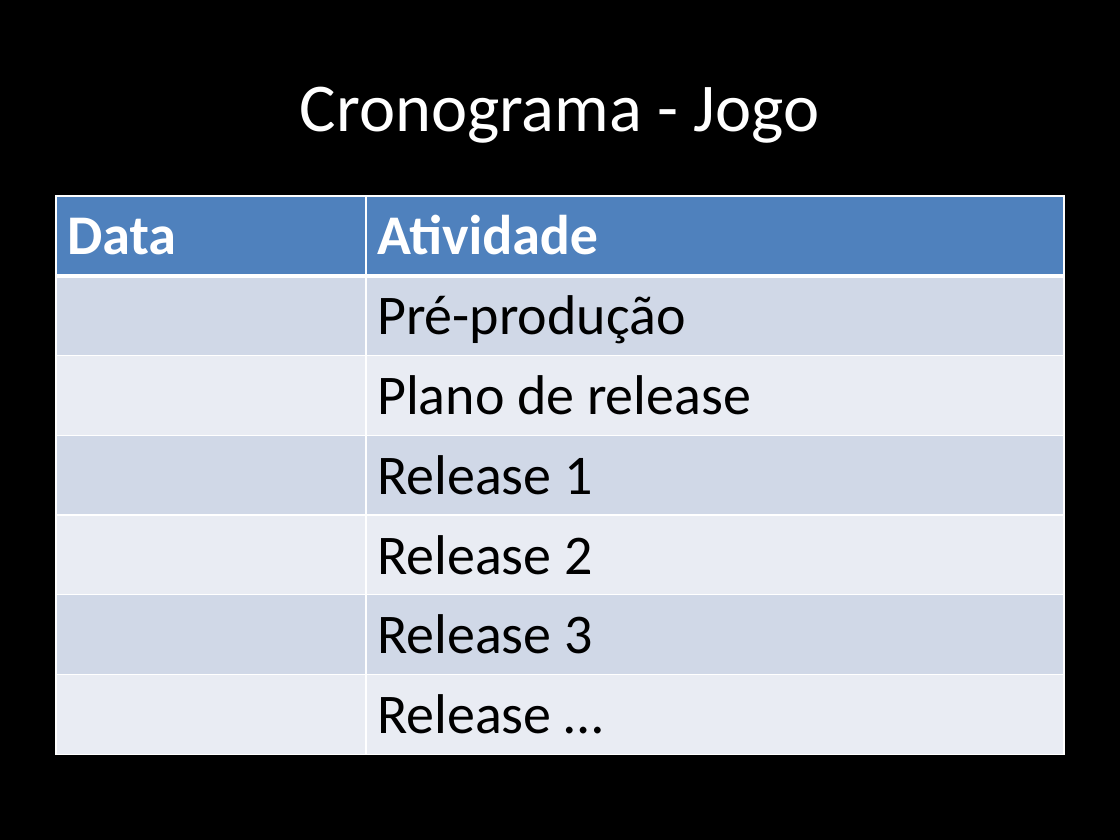
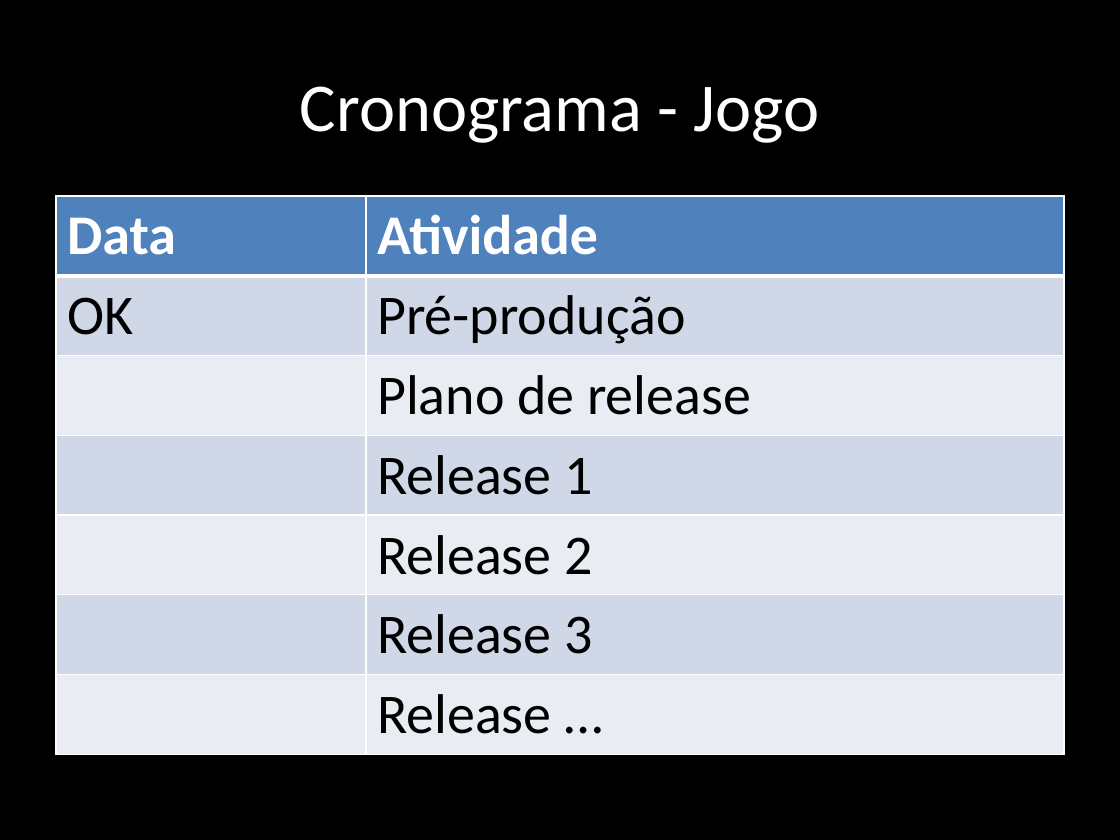
Before and after one commit to rafaelmoura0402/rafaelTCC, a slide deck: slide 17 of pre-projeto/apresentacao.pptx. Drawn at 1120x840 pixels with LibreOffice and Linux fonts; fonts in the diff are those of the drawing. Boxes give left, top, right and bottom in pixels: in the first picture for what was removed or moved away, otherwise in the second. Text is boxed around its words. In the diff, an @@ line names an element or a change of style, - is before the commit and + after.

Commit message:
Pr-Projeto : adicionado comentários sobre cronograma 	modified:   pre-projeto/apresentacao.pptx

```diff
--- a/pre-projeto/apresentacao.pptx
+++ b/pre-projeto/apresentacao.pptx
@@ table at [56, 196, 1064, 745] @@
-row 2, column 1: 
+row 2, column 1: OK
```
Also in this commit, not shown: 3 other slides changed.
